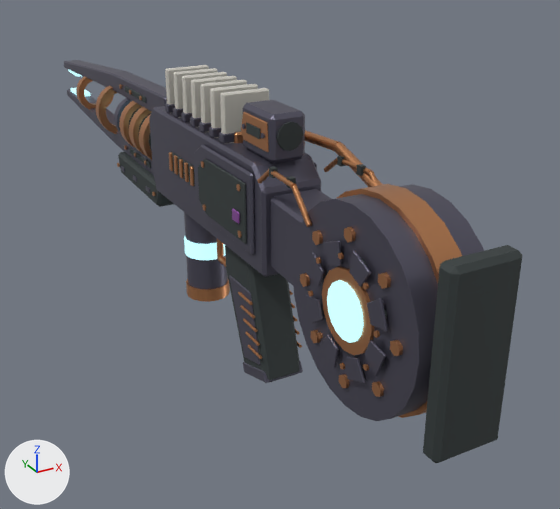
One commit to the glTF model public/assets/weapons/unique-v1/laser_3.glb: the scene before it, then after it.
One viewpoint serves both versions: a camera (50 mm lens) standing at (-0.33, -0.665, 0.303) and looking at (0.08, 0.081, -0.069). Arrows for +X, +Y and +Z are at lower left; the lights stay in place. The first picture is the older version. Vertices at exactly the same position are counted once.

The first picture shows 'Weapon_laser_v1'.
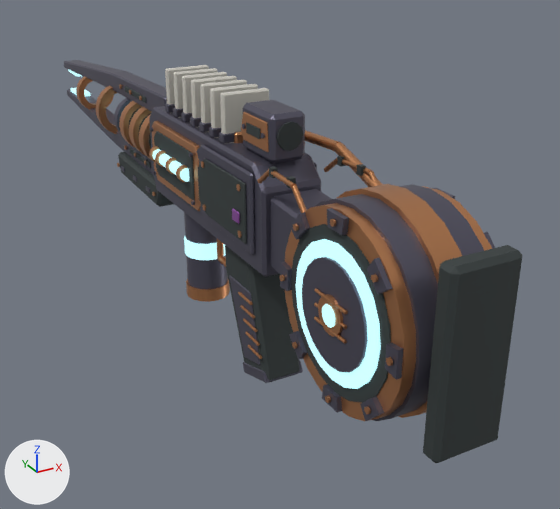
Location of each change, [x1, y1, x2, y2] in pixels of the pictures (560 x 509 px; the box of a moved part takes in the faces that stretch with it):
part 1 of me_core_housing, moved or reshaped
    before: [308, 290, 313, 296]
    after: [191, 200, 195, 205]
part 2 of me_core_housing, moved or reshaped
    before: [316, 257, 321, 264]
    after: [189, 152, 193, 157]
part 3 of me_core_housing, moved or reshaped
    before: [338, 252, 344, 259]
    after: [149, 127, 153, 132]
part 4 of me_core_housing, added
    after: [302, 257, 368, 372]
part 5 of me_core_housing, added
    after: [291, 224, 391, 403]
part 6 of me_core_housing, added (orange)
    after: [285, 203, 416, 421]
part 7 of me_core_housing, added (orange)
    after: [318, 294, 343, 337]
part 8 of me_core_housing, added
    after: [330, 219, 336, 227]
part 9 of me_core_housing, added
    after: [371, 274, 378, 283]
part 10 of me_core_housing, added
    after: [386, 357, 393, 366]
part 11 of me_core_housing, added
    after: [364, 406, 371, 414]
part 12 of me_core_housing, added
    after: [314, 316, 346, 344]
part 13 of me_core_housing, added
    after: [314, 302, 347, 329]
part 14 of me_core_housing, added
    after: [314, 288, 348, 314]
part 15 of me_core_housing, added
    after: [422, 186, 492, 251]
part 16 of me_core_housing, deleted
    before: [169, 152, 403, 397]
part 17 of me_core_housing, built on
    before: [179, 159, 194, 186]
    after: [149, 121, 201, 211]
part 18 of me_core_housing, added
    after: [280, 188, 495, 421]

The edits, one by one:
me_core_housing is used by ob_weapon_laser_v1; location (0.0, 0.0, 0.0).
me_core_housing had 4442 vertices, 8112 faces and spanned x -0.042..0.045, y -0.34..0.66, z -0.145..0.148.
me_core_housing now has 4618 vertices, 8520 faces and spans x -0.053..0.053, y -0.34..0.66, z -0.145..0.148.
me_core_housing part 1: the loose piece of 16 vertices spanning x -0.042..-0.04, y -0.193..-0.188, z 0.024..0.029 is moved by (0.003, 0.245, -0.001), in mat_metal_gunmetal (grey #615f6f).
me_core_housing part 2: the loose piece of 16 vertices spanning x -0.042..-0.04, y -0.203..-0.198, z 0.057..0.062 is moved by (0.003, 0.256, 0.018), in mat_metal_gunmetal (grey #615f6f).
me_core_housing part 3: the loose piece of 16 vertices spanning x -0.042..-0.04, y -0.234..-0.229, z 0.072..0.077 is moved by (0.003, 0.402, 0.002), in mat_metal_gunmetal (grey #615f6f).
me_core_housing part 4: a new loose piece, a 20-sided cylinder along x spanning x -0.05..-0.048, y -0.279..-0.191, z -0.014..0.074, in mat_metal_gunmetal (grey #615f6f).
me_core_housing part 5: a new loose piece, a 20-sided cylinder along x spanning x -0.046..-0.045, y -0.303..-0.167, z -0.038..0.098, in mat_textured_polymer (dark grey #323a3a).
me_core_housing part 6: a new loose piece, a 24-sided cylinder along x spanning x -0.045..-0.035, y -0.317..-0.153, z -0.052..0.112, in mat_metal_copper (orange #cb8e61).
me_core_housing part 7: a new loose piece, a 16-sided cylinder along x spanning x -0.052..-0.05, y -0.251..-0.219, z 0.014..0.046, in mat_metal_copper (orange #cb8e61).
me_core_housing part 8: a new loose piece, a 6-sided cylinder along x spanning x -0.052..-0.05, y -0.2376..-0.2324, z 0.101..0.107, in mat_metal_copper (orange #cb8e61).
me_core_housing part 9: a new loose piece, a 6-sided cylinder along x spanning x -0.052..-0.05, y -0.2899..-0.2847, z 0.0793..0.0853, in mat_metal_copper (orange #cb8e61).
me_core_housing part 10: a new loose piece, a 6-sided cylinder along x spanning x -0.052..-0.05, y -0.3116..-0.3064, z 0.027..0.033, in mat_metal_copper (orange #cb8e61).
me_core_housing part 11: a new loose piece, a 6-sided cylinder along x spanning x -0.052..-0.05, y -0.2899..-0.2847, z -0.0253..-0.0193, in mat_metal_copper (orange #cb8e61).
me_core_housing part 12: a new loose piece, a 6-sided cylinder along y spanning x -0.0523..-0.0497, y -0.256..-0.214, z 0.0165..0.0195, in mat_metal_copper (orange #cb8e61).
me_core_housing part 13: a new loose piece, a 6-sided cylinder along y spanning x -0.0523..-0.0497, y -0.256..-0.214, z 0.0285..0.0315, in mat_metal_copper (orange #cb8e61).
me_core_housing part 14: a new loose piece, a 6-sided cylinder along y spanning x -0.0523..-0.0497, y -0.256..-0.214, z 0.0405..0.0435, in mat_metal_copper (orange #cb8e61).
me_core_housing part 15: a new loose piece, a 24-sided cylinder along x spanning x 0.035..0.045, y -0.317..-0.153, z -0.052..0.112, in mat_metal_copper (orange #cb8e61).
me_core_housing part 16: 66 loose pieces with 1168 vertices, spanning x -0.042..0.042, y -0.302..0.13, z -0.038..0.098, are deleted.
me_core_housing part 17: 94 vertices removed from x -0.035..0.035, y 0.064..0.1, z 0.04..0.06; 598 vertices added at x -0.048..0.048, y 0.042..0.18, z 0.016..0.087.
me_core_housing part 18: 352 vertices added at x -0.053..0.053, y -0.315..-0.155, z -0.05..0.11.
Other edits to the shape of me_core_housing do not show in these pictures.
